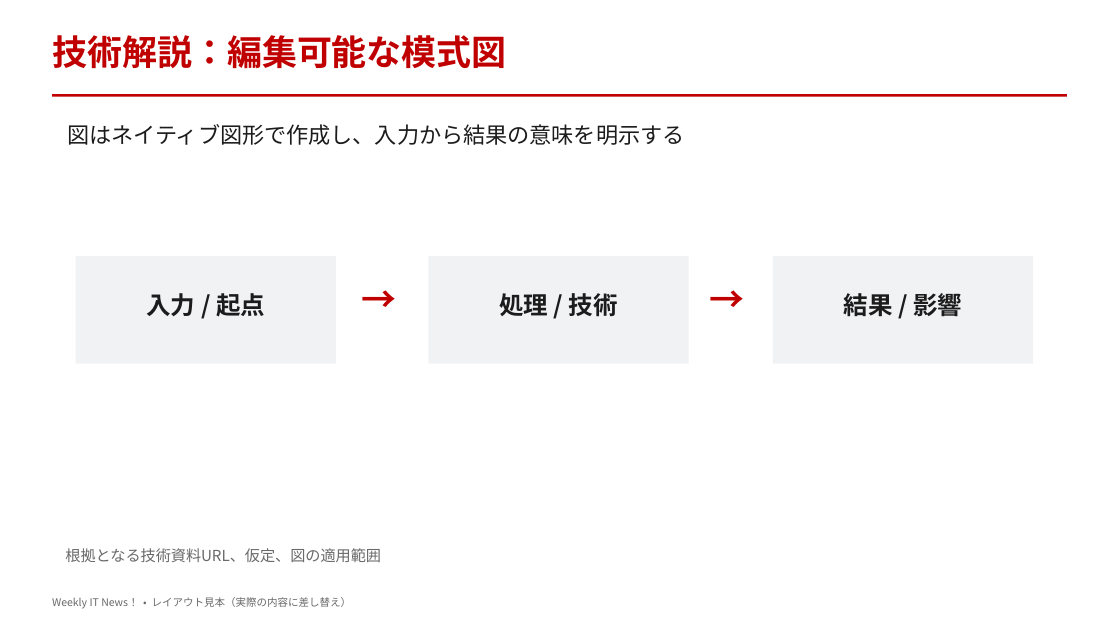
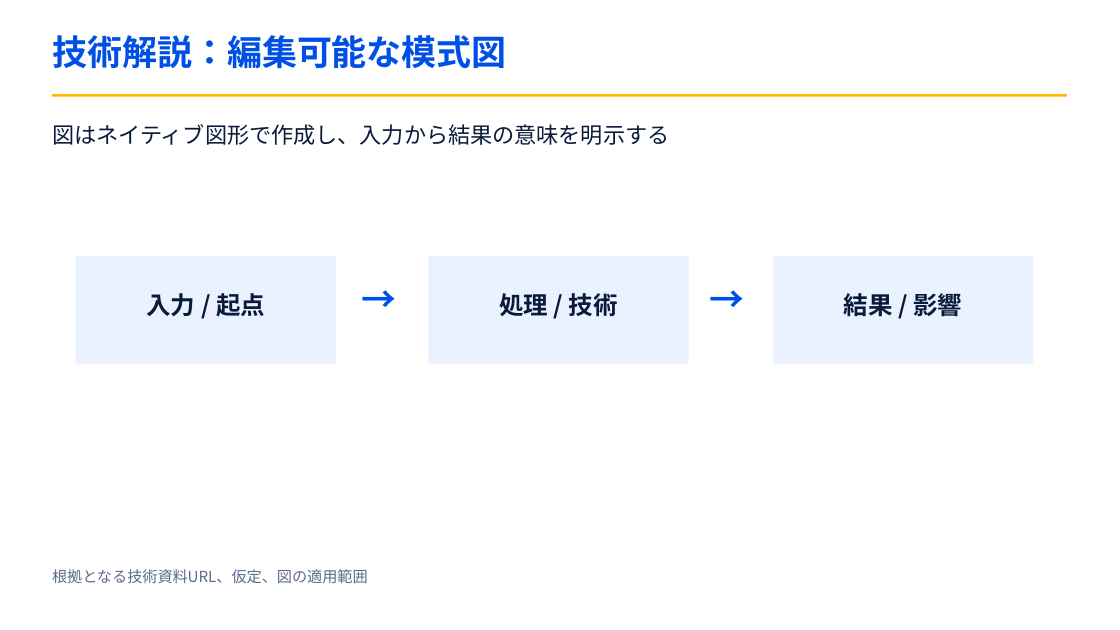
Before and after one commit to koduki/itnews-creator, a slide deck: slide 6 of assets/templates/weekly-it-news-design-template.pptx (slide 5 before the commit). Drawn at 1120x630 pixels with LibreOffice and Linux fonts; fonts in the diff are those of the drawing. Boxes give left, top, right and bottom in pixels: in the first picture for what was removed or moved away, otherwise in the second. Text is boxed around its words. In the diff, an @@ line names an element or a change of style, - is before the commit and + after.

Commit message:
feat(v0.9.5): replace 8-layout PowerPoint template and add per-story NEWS_TITLE dividers

```diff
--- a/assets/templates/weekly-it-news-design-template.pptx
+++ b/assets/templates/weekly-it-news-design-template.pptx
@@ rectangle at (x1=52, y1=94, x2=1067, y2=97): fill #C00000 to #FFB800 @@
@@ text colour #1C1C1C to #0A1A3A in 4 elements at (x1=146, y1=293, x2=265, y2=317), (x1=499, y1=293, x2=618, y2=316), (x1=844, y1=289, x2=962, y2=320), (x1=52, y1=124, x2=669, y2=145) @@
@@ text "図はネイティブ図形で作成し、入力から結果の意味を明示する" moved from (x1=67, y1=124, x2=684, y2=145) to (x1=52, y1=124, x2=669, y2=145) @@
@@ fill #F1F2F4 to #EAF2FF in 3 elements at (x1=76, y1=256, x2=336, y2=364), (x1=429, y1=256, x2=689, y2=364), (x1=773, y1=256, x2=1033, y2=364) @@
@@ text colour #C00000 to #0050E6 in 3 elements at (x1=52, y1=35, x2=507, y2=68), (x1=356, y1=278, x2=402, y2=320), (x1=704, y1=278, x2=750, y2=320) @@
@@ text "根拠となる技術資料URL、仮定、図の適用範囲" moved from (x1=65, y1=548, x2=381, y2=562) to (x1=52, y1=569, x2=368, y2=583) @@
@@ text "根拠となる技術資料URL、仮定、図の適用範囲" at (x1=52, y1=569, x2=368, y2=583): text colour #696969 to #5B6B8A @@
@@ text removed at (x1=52, y1=597, x2=352, y2=609) @@
-Weekly IT News！ • レイアウト見本（実際の内容に差し替え）
```
Also in this commit, not shown: 6 other slides changed, 1 slide added, 13 other files.
